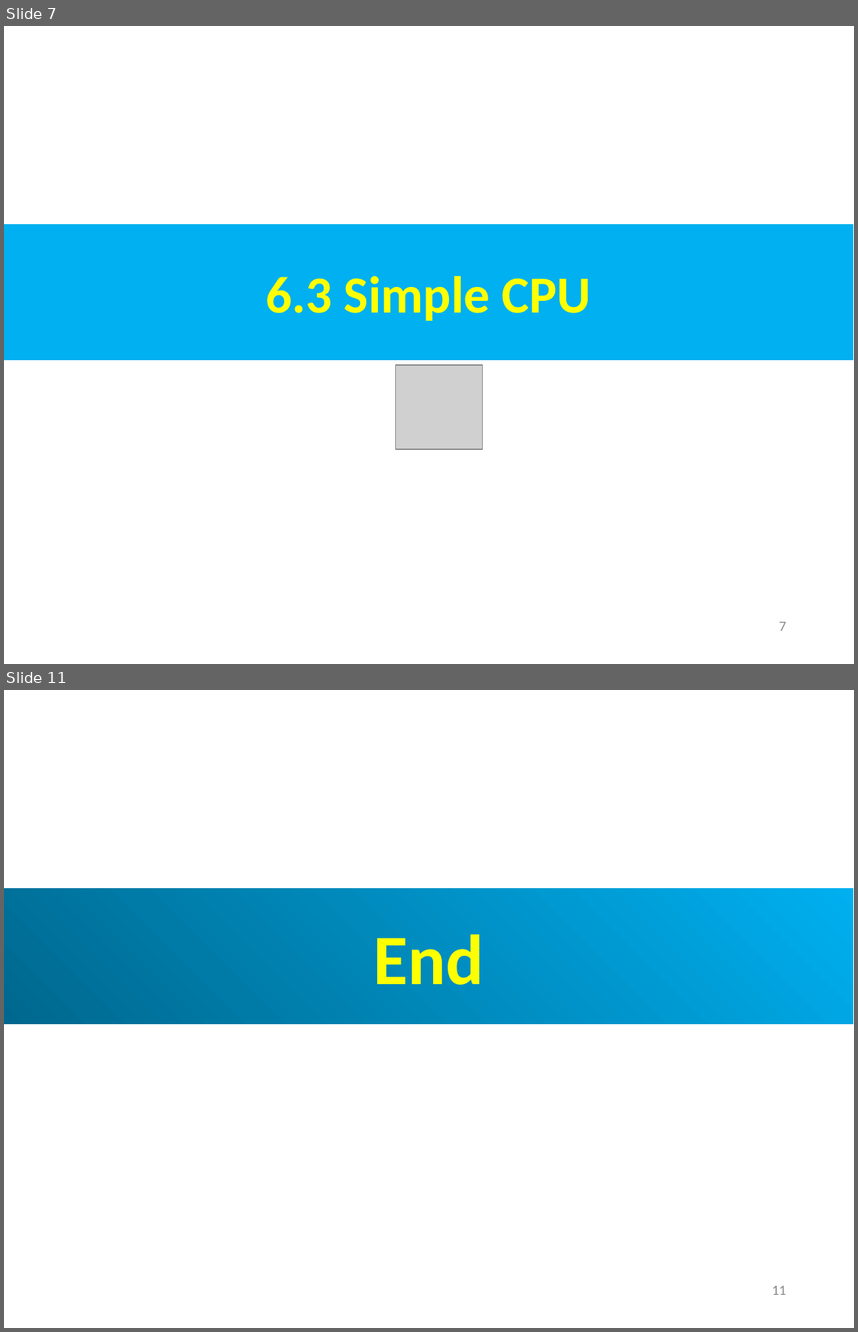
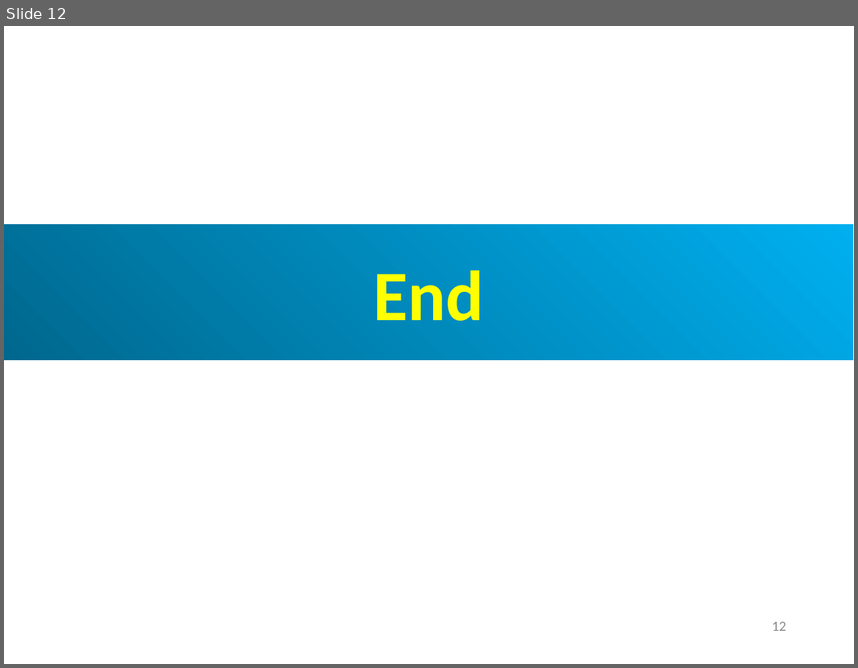
Before and after one commit to peterhchen/AIU_CS850_Gem5_McPAT, a slide deck: 050_Gem5/007.CPUModel/000_Video/007.CPUModel.ppt. Shown one above the other, each under a label of ours: slides 7 and 11 before the commit, slide 12 after it; the slides between them are not shown. The pictures are 858x1332 and 858x668 pixels, drawn with LibreOffice and Linux fonts; fonts in the diff are those of the drawing; grey boxes stand for pictures. Boxes give left, top, right and bottom in pixels: in the first picture for what was removed or moved away, otherwise in the second. Text is boxed around its words. In the diff, an @@ line names an element or a change of style, - is before the commit and + after.

```diff
--- a/050_Gem5/007.CPUModel/000_Video/007.CPUModel.ppt
+++ b/050_Gem5/007.CPUModel/000_Video/007.CPUModel.ppt
@@ slide 7 removed at (4,26,854,664), background #FFFFFF @@
@@ rectangle removed at (4,224,853,360) @@
-6.3 Simple CPU
@@ picture removed at (396,365,483,450) @@
@@ page number removed at (779,621,786,630) @@
-7
@@ what was slide 11 is now slide 12 @@
@@ page number at (772,621,786,630): text changed @@
-11
+12
```
Also in this commit, not shown: 3 slides changed, 2 slides added.
